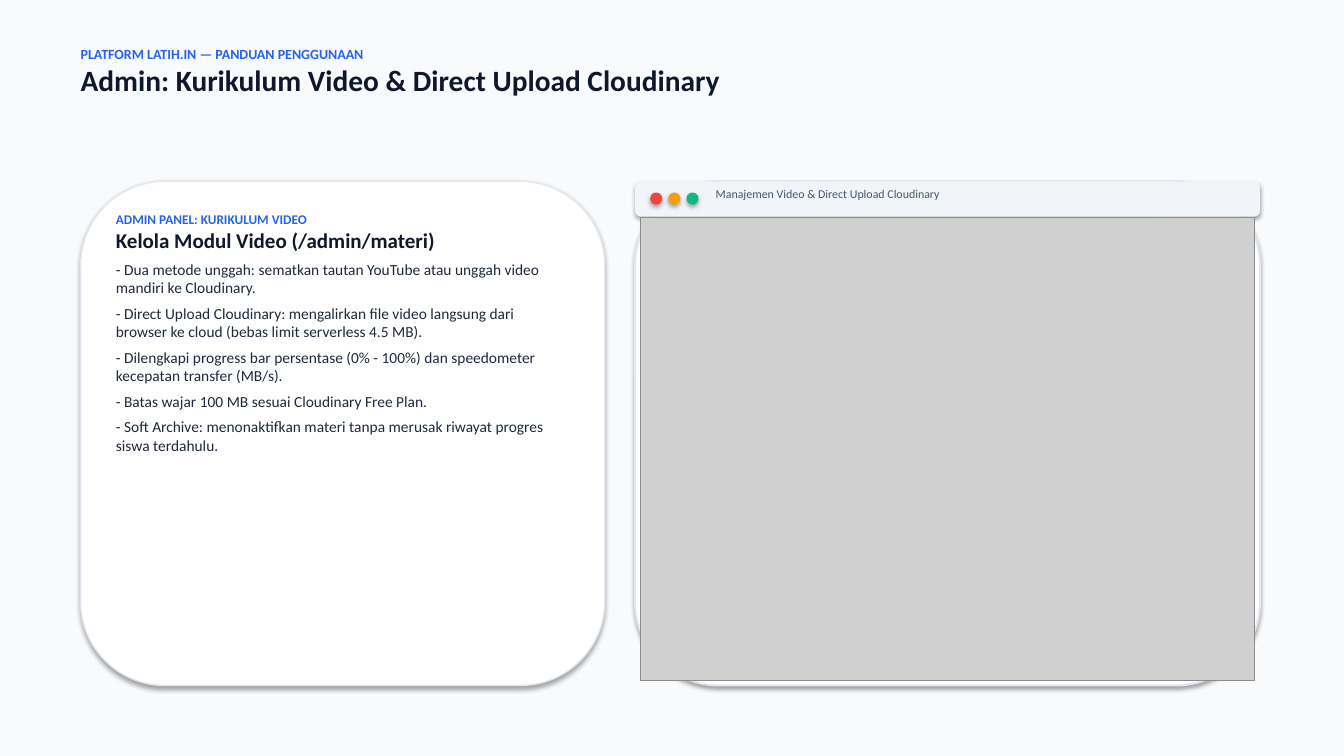
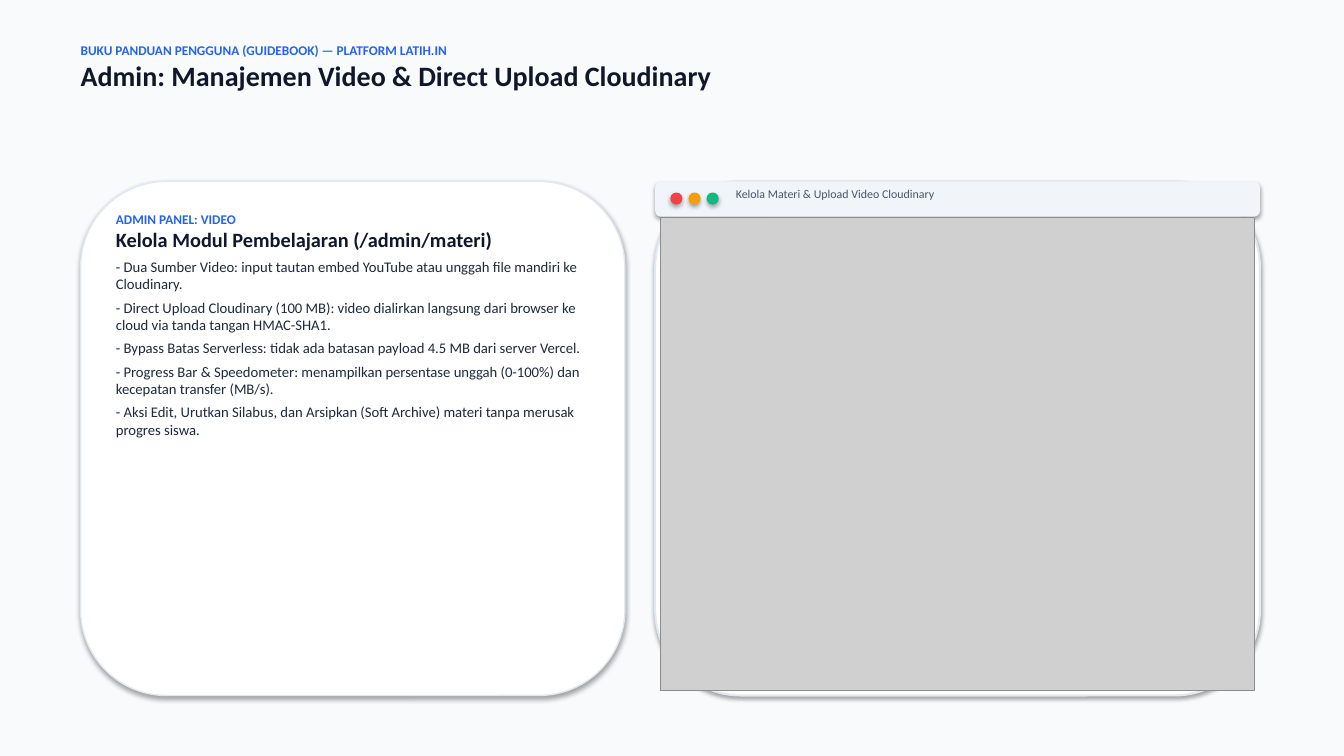
Before and after one commit to Salman-artz/latih.in, a slide deck: slide 12 of guidebook.pptx (slide 9 before the commit). Drawn at 1344x756 pixels with LibreOffice and Linux fonts; fonts in the diff are those of the drawing; grey boxes stand for pictures. Boxes give left, top, right and bottom in pixels: in the first picture for what was removed or moved away, otherwise in the second. Text is boxed around its words. In the diff, an @@ line names an element or a change of style, - is before the commit and + after.

Commit message:
docs: update guidebook.pptx with screenshots on every slide

```diff
--- a/guidebook.pptx
+++ b/guidebook.pptx
@@ text at <box>81,45,711,91</box>: text changed; size 21 to 9.5 pt; text colour #0F172A to #2563EB @@
-PLATFORM LATIH.IN — PANDUAN PENGGUNAAN
-Admin: Kurikulum Video & Direct Upload Cloudinary
+BUKU PANDUAN PENGGUNA (GUIDEBOOK) — PLATFORM LATIH.IN
+Admin: Manajemen Video & Direct Upload Cloudinary
@@ rounded rectangle: place and size @@
-rounded rectangle at <box>81,181,605,686</box>
+rounded rectangle at <box>81,181,625,696</box>
@@ rounded rectangle: place and size @@
-rounded rectangle at <box>635,181,1260,217</box>
+rounded rectangle at <box>655,181,1260,217</box>
@@ rounded rectangle: place and size @@
-rounded rectangle at <box>635,181,1260,686</box>
+rounded rectangle at <box>655,181,1260,696</box>
@@ 3 ellipses: place and size @@
-3 ellipses at <box>650,193,699,205</box>
+3 ellipses at <box>670,193,719,205</box>
@@ text at <box>736,189,934,200</box>: text changed @@
-Manajemen Video & Direct Upload Cloudinary
+Kelola Materi & Upload Video Cloudinary
@@ text at <box>116,215,580,438</box>: text changed; size 11 to 10.5 pt @@
-ADMIN PANEL: KURIKULUM VIDEO
-Kelola Modul Video (/admin/materi)
-- Dua metode unggah: sematkan tautan YouTube atau unggah video mandiri ke Cloudinary.
-- Direct Upload Cloudinary: mengalirkan file video langsung dari browser ke cloud (bebas limit serverless 4.5 MB).
-- Dilengkapi progress bar persentase (0% - 100%) dan speedometer kecepatan transfer (MB/s).
-- Batas wajar 100 MB sesuai Cloudinary Free Plan.
-- Soft Archive: menonaktifkan materi tanpa merusak riwayat progres siswa terdahulu.
+ADMIN PANEL: VIDEO
+Kelola Modul Pembelajaran (/admin/materi)
+- Dua Sumber Video: input tautan embed YouTube atau unggah file mandiri ke Cloudinary.
+- Direct Upload Cloudinary (100 MB): video dialirkan langsung dari browser ke cloud via tanda tangan HMAC-SHA1.
+- Bypass Batas Serverless: tidak ada batasan payload 4.5 MB dari server Vercel.
+- Progress Bar & Speedometer: menampilkan persentase unggah (0-100%) dan kecepatan transfer (MB/s).
+- Aksi Edit, Urutkan Silabus, dan Arsipkan (Soft Archive) materi tanpa merusak progres siswa.
@@ picture: place and size @@
-picture at <box>640,218,1255,681</box>
+picture at <box>660,218,1255,691</box>
```
Also in this commit, not shown: 6 other slides changed, 8 slides added, 4 slides removed.
